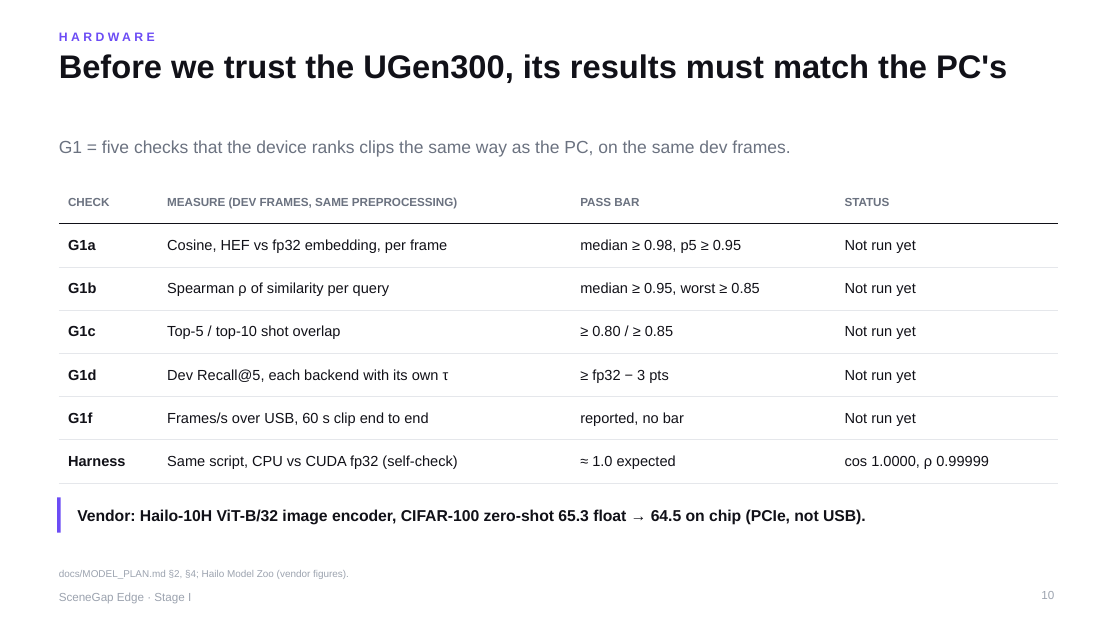
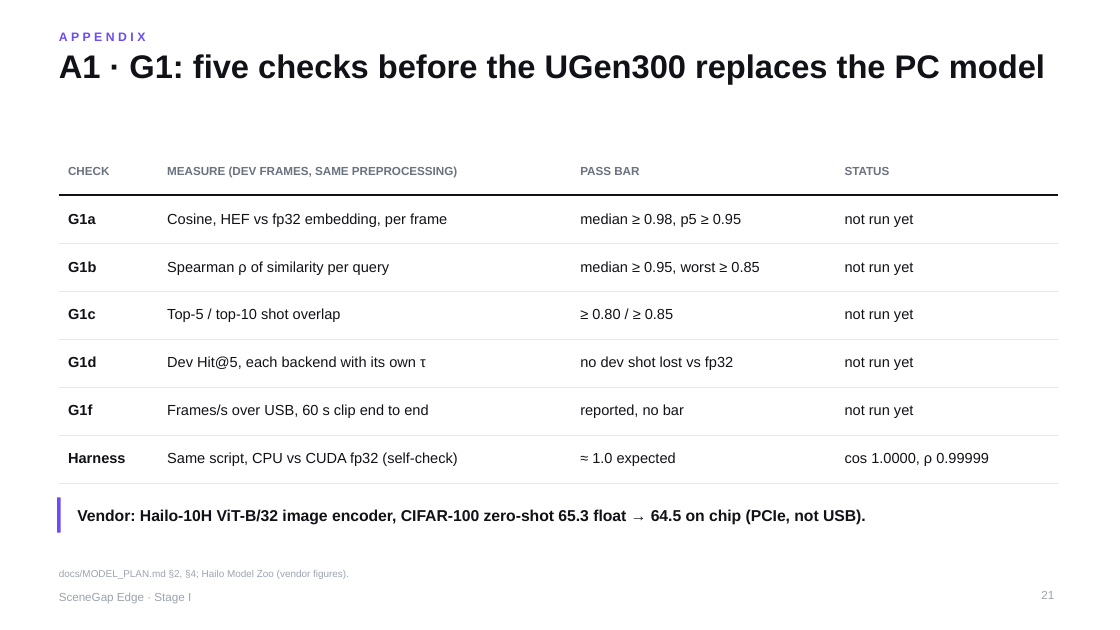
Before and after one commit to yu9bryan/scenegap-edge, a slide deck: slide 21 of docs/deck/SceneGapEdge_StageI_Proposal.pptx (slide 10 before the commit). Drawn at 1120x630 pixels with LibreOffice and Linux fonts; fonts in the diff are those of the drawing. Boxes give left, top, right and bottom in pixels: in the first picture for what was removed or moved away, otherwise in the second. Text is boxed around its words. In the diff, an @@ line names an element or a change of style, - is before the commit and + after.

```diff
--- a/docs/deck/SceneGapEdge_StageI_Proposal.pptx
+++ b/docs/deck/SceneGapEdge_StageI_Proposal.pptx
@@ title at box(59, 54, 1045, 84): text changed @@
-Before we trust the UGen300, its results must match the PC's
+A1 · G1: five checks before the UGen300 replaces the PC model
@@ text at box(59, 32, 146, 41): text changed @@
-HARDWARE
+APPENDIX
@@ table at box(59, 147, 1060, 470) @@
-row 2, column 4: Not run yet
+row 2, column 4: not run yet
-row 3, column 4: Not run yet
+row 3, column 4: not run yet
-row 4, column 4: Not run yet
+row 4, column 4: not run yet
-row 5: G1d | Dev Recall@5, each backend with its own τ | ≥ fp32 − 3 pts | Not run yet
+row 5: G1d | Dev Hit@5, each backend with its own τ | no dev shot lost vs fp32 | not run yet
-row 6, column 4: Not run yet
+row 6, column 4: not run yet
@@ table: place and size @@
-table at box(59, 181, 1060, 473)
+table at box(59, 147, 1060, 470)
@@ text removed at box(59, 140, 790, 157) @@
-G1 = five checks that the device ranks clips the same way as the PC, on the same dev frames.
@@ page number at box(1041, 591, 1054, 599): text changed @@
-10
+21
```
Also in this commit, not shown: 21 other slides changed, 4 slides added, 2 slides removed, 16 other files.
